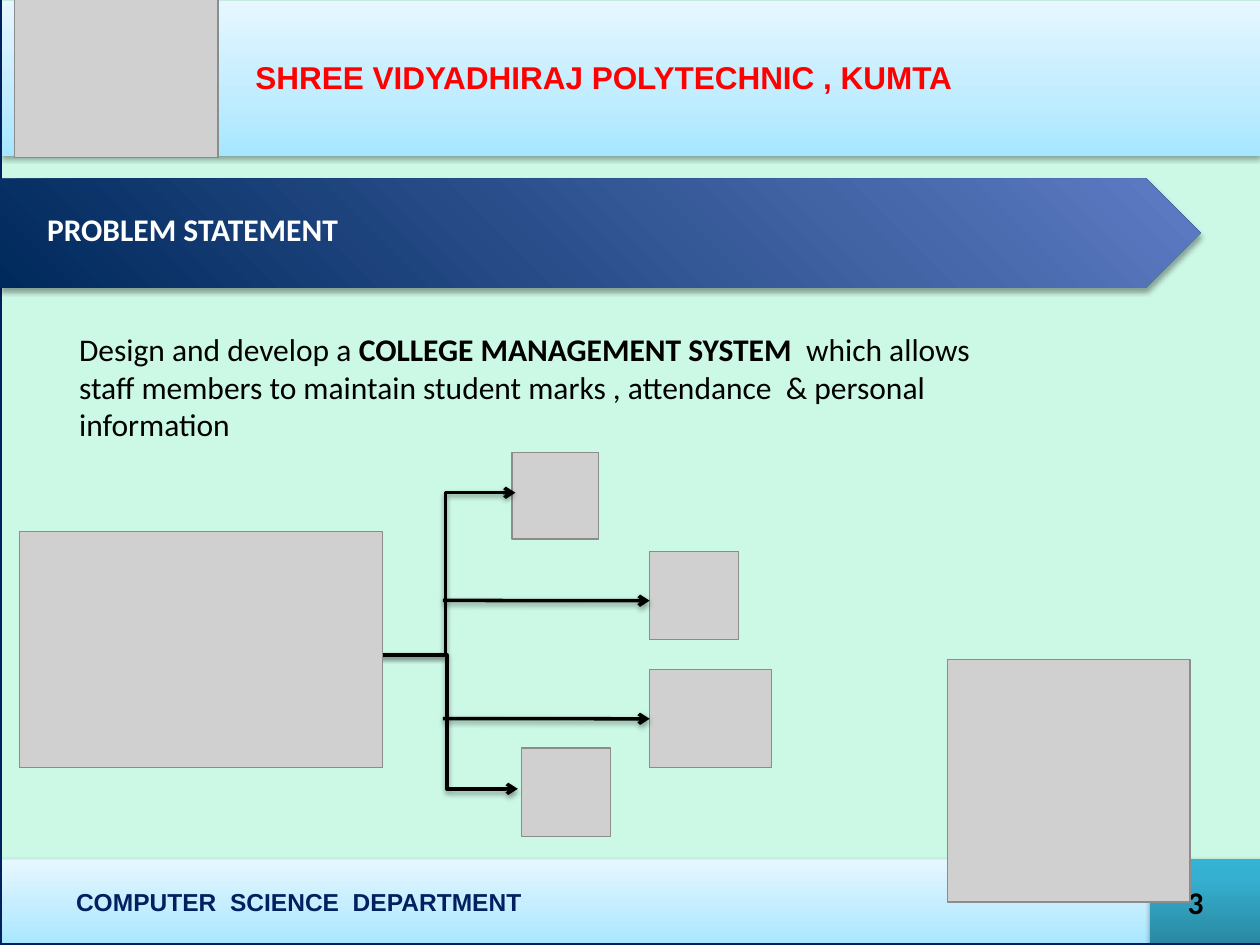
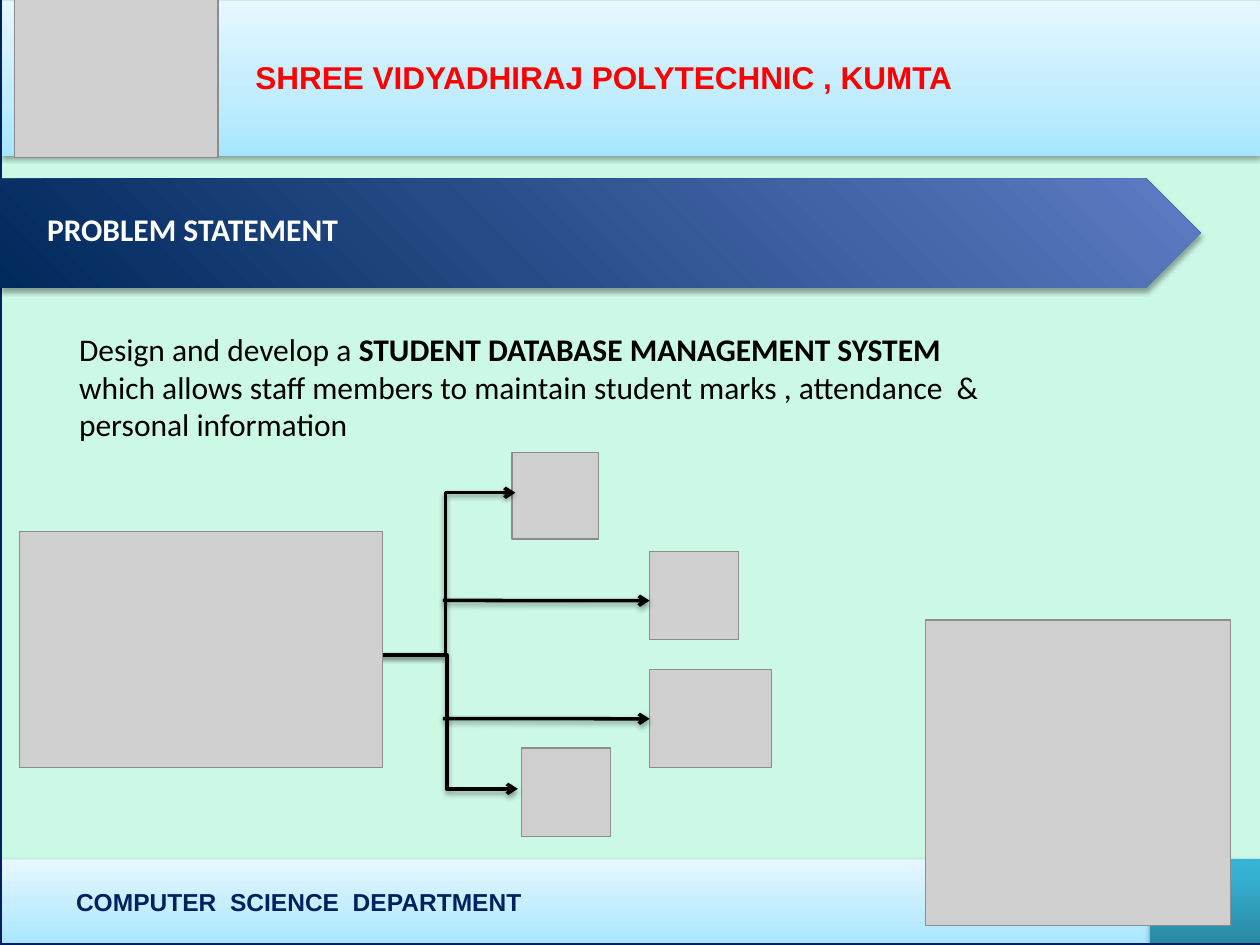
Before and after one commit to Anantbhat2005/Clg_Student_Management_System, a slide deck: slide 3 of CIE1.pptx. Drawn at 1260x945 pixels with LibreOffice and Linux fonts; fonts in the diff are those of the drawing; grey boxes stand for pictures. Boxes give left, top, right and bottom in pixels: in the first picture for what was removed or moved away, otherwise in the second. Text is boxed around its words. In the diff, an @@ line names an element or a change of style, - is before the commit and + after.

```diff
--- a/CIE1.pptx
+++ b/CIE1.pptx
@@ text at [79,339,943,441]: text changed @@
-Design and develop a COLLEGE MANAGEMENT SYSTEM which allows staff members to maintain student marks , attendance & personal information
+Design and develop a STUDENT DATABASE MANAGEMENT SYSTEM which allows staff members to maintain student marks , attendance & personal information
@@ picture: place and size @@
-picture at [948,660,1191,903]
+picture at [925,620,1230,925]
@@ text removed at [1188,888,1204,914] @@
-3
```
Also in this commit, not shown: 17 other slides changed, 1 other file.
